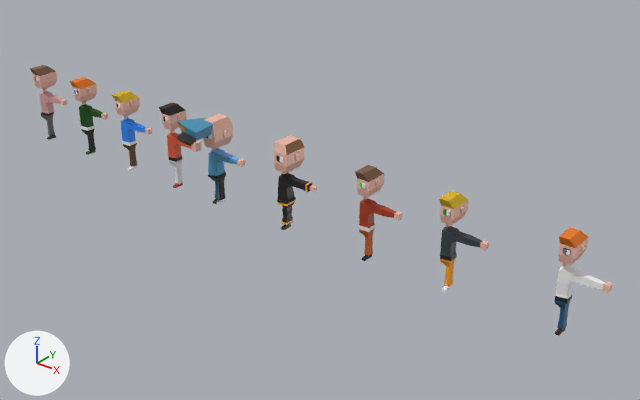
Renders of the glTF model src/assets/3D_Models/Pedestrians/PoliceOfficer.gltf from each side of a commit.
Rendered twice from a 50 mm camera at (9.92, -9.56, 6.61) aimed at (2.0, 0.34, 0.47). Lighting does not change. The marker at lower left points along +X, +Y and +Z. Vertices at the same position are counted once.

Names of what the first picture shows: 'FireFighter', 'Police', 'PoliceHat', 'pedestrian blonde brown eyes.001', 'pedestrian blonde green eyes', 'pedestrian brown brown eyes.002', 'pedestrian browne blue eyes.001', 'pedestrian browne green eyes.001', 'pedestrian orange blue eyes.002', 'pedestrian orange grey eyes.001', 'pedestrian red'.
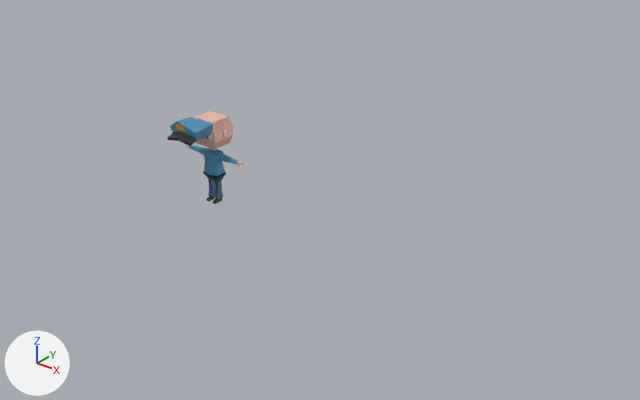
Location of each change, (x1, y1, x2, y2) in pixels of the pictures (640 x 400 px):
'pedestrian orange grey eyes.001', deleted: before (554, 227, 613, 336)
'Police', reshaped (43% wider): before (203, 114, 244, 204); after (185, 111, 244, 204)
'FireFighter', deleted: before (273, 135, 317, 230)
'pedestrian blonde green eyes', deleted: before (439, 191, 489, 292)
'pedestrian browne green eyes.001', deleted (beige): before (355, 165, 402, 261)
'pedestrian red', deleted: before (159, 103, 201, 188)
'pedestrian blonde brown eyes.001', deleted: before (112, 90, 152, 171)
'pedestrian orange blue eyes.002', deleted: before (69, 77, 108, 155)
'pedestrian brown brown eyes.002', deleted: before (30, 65, 67, 140)
'PoliceHat', reshaped (18% wider): before (177, 118, 216, 146); after (167, 117, 213, 146)
'pedestrian browne blue eyes.001', deleted: before (210, 148, 245, 205)
part 1 of me_cube_001, added: after (167, 117, 196, 141)
part 2 of me_cube, added: after (185, 111, 218, 201)

Patch to the scene script:
```diff
--- a/src/assets/3D_Models/Pedestrians/PoliceOfficer.gltf.py
+++ b/src/assets/3D_Models/Pedestrians/PoliceOfficer.gltf.py
@@ me_cube_001 @@
 # used by ob_policehat; location = (0.05, -0.09, -0.07); rotation_euler = (0.126, -0.102, -0.083), in degrees (7.2, -5.8, -4.8)
-me_cube_001.from_pydata(...)  # 20 vertices, 28 faces; spans x 0.0..0.337, y -0.412..0.25, z 1.338..1.712
+me_cube_001.from_pydata(...)  # 30 vertices, 56 faces; spans x -0.337..0.337, y -0.412..0.25, z 1.338..1.712
+# me_cube_001 part 1
+# 10 vertices are added at x -0.337..-0.106, y -0.385..0.218, z 1.338..1.611
+# 28 new faces join them
 me_cube_001.materials.append(mat_material)
@@ me_cube @@
 # used by ob_police; location = (0.0, 0.0, 0.0)
-me_cube.from_pydata(...)  # 144 vertices, 248 faces; spans x 0.0..0.65, y -0.23..0.21, z 0.0..1.51
+me_cube.from_pydata(...)  # 258 vertices, 496 faces; spans x -0.65..0.65, y -0.23..0.21, z 0.0..1.51
+# me_cube part 2: 94 vertices added at x -0.65..-0.03, y -0.21..0.21, z 0.0..1.51
 me_cube.materials.append(mat_material)
@@ ob_firefighter @@
-ob_firefighter = bpy.data.objects.new('FireFighter', me_cube_002)
-ob_firefighter.location = (1.52, 0.0, 0.0)
@@ ob_pedestrian_red @@
-ob_pedestrian_red = bpy.data.objects.new('pedestrian red', me_cube_003)
-ob_pedestrian_red.location = (-1.04, 0.0, 0.0)
@@ ob_pedestrian_blonde_brown_eyes_001 @@
-ob_pedestrian_blonde_brown_eyes_001 = bpy.data.objects.new('pedestrian blonde brown eyes.001', me_cube_006)
-ob_pedestrian_blonde_brown_eyes_001.location = (-2.26, 0.0, 0.0)
@@ ob_pedestrian_browne_blue_eyes_001 @@
-ob_pedestrian_browne_blue_eyes_001 = bpy.data.objects.new('pedestrian browne blue eyes.001', me_cube_004)
-ob_pedestrian_browne_blue_eyes_001.location = (0.0, 0.0, 0.0)
@@ ob_pedestrian_browne_green_eyes_001 @@
-ob_pedestrian_browne_green_eyes_001 = bpy.data.objects.new('pedestrian browne green eyes.001', me_cube_008)
-ob_pedestrian_browne_green_eyes_001.location = (3.08, 0.0, 0.0)
@@ ob_pedestrian_blonde_green_eyes @@
-ob_pedestrian_blonde_green_eyes = bpy.data.objects.new('pedestrian blonde green eyes', me_cube_005)
-ob_pedestrian_blonde_green_eyes.location = (4.48, 0.0, 0.0)
@@ ob_pedestrian_orange_blue_eyes_002 @@
-ob_pedestrian_orange_blue_eyes_002 = bpy.data.objects.new('pedestrian orange blue eyes.002', me_cube_007)
-ob_pedestrian_orange_blue_eyes_002.location = (-3.46, 0.0, 0.0)
@@ ob_pedestrian_orange_grey_eyes_001 @@
-ob_pedestrian_orange_grey_eyes_001 = bpy.data.objects.new('pedestrian orange grey eyes.001', me_cube_009)
-ob_pedestrian_orange_grey_eyes_001.location = (6.2, 0.0, 0.0)
@@ ob_pedestrian_brown_brown_eyes_002 @@
-ob_pedestrian_brown_brown_eyes_002 = bpy.data.objects.new('pedestrian brown brown eyes.002', me_cube_010)
-ob_pedestrian_brown_brown_eyes_002.location = (-4.68, 0.0, 0.0)
```
